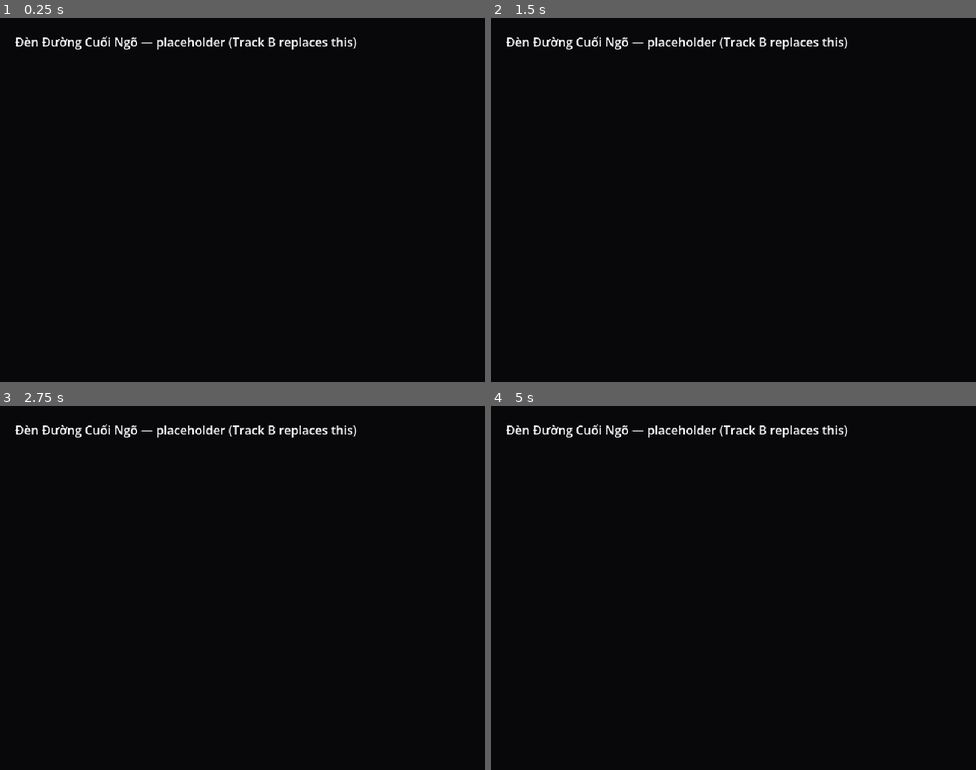
Above: before the commit, frames 1-4 (two rows, left to right).
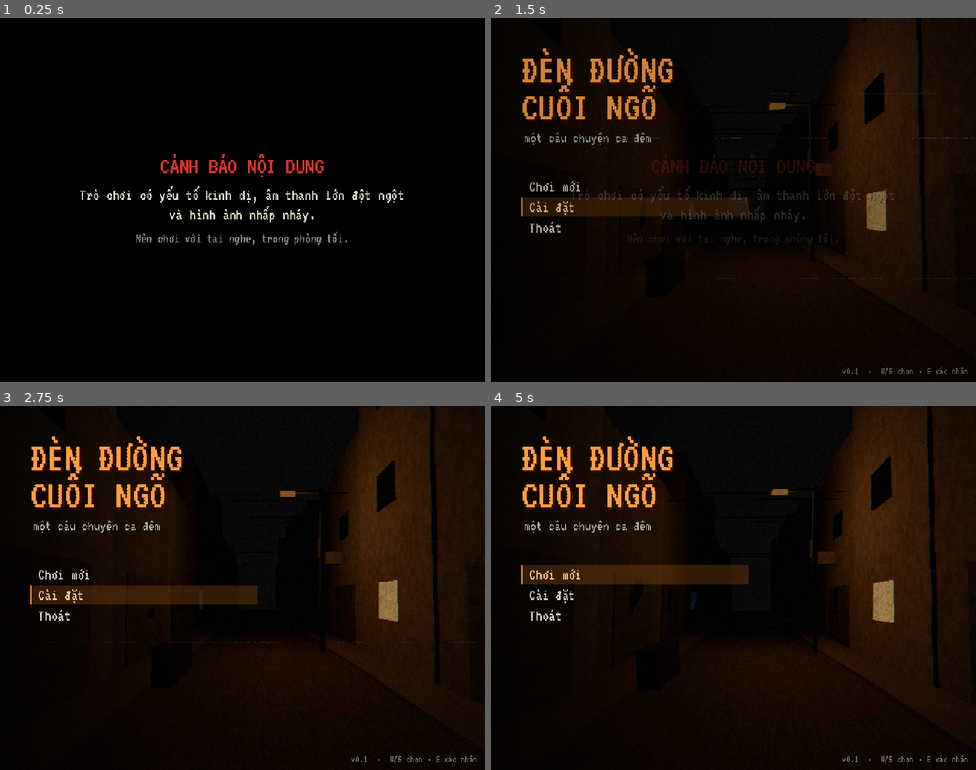
Above: after the commit, the same moments.

Repository: 2giosangmitom/testgodot4
Game: Godot game, scene res://ui/main_menu.tscn
Two runs of this game, one before a commit and one after it. Both use one fixed random seed, a clock stepped at 60 frames per second and the inputs below.
Inputs (mouse positions are in pixels of both pictures, inside the frame that each line leads up to):
- Up to frame 1 (0.25 s): no input
- Up to frame 2 (1.5 s): tap Enter at 0.5 s; move the mouse to (840, 181) at 0.52 s; hold D (move_right) 0.53-1.25 s; hold E (interact) 0.53-1.25 s; click (840, 181) at 0.67 s; tap Tab (phone) at 0.8 s; click (636, 185) at 1.25 s, where only the run after the commit has a clickable "Chơi mới"
- Up to frame 3 (2.75 s): click (145, 595) at 2 s, where only the run after the commit has a clickable "Cài đặt"
- Up to frame 4 (5 s): click (636, 617) at 2.75 s, where only the run after the commit has a clickable "Thoát"; drag from (636, 606) to (709, 660) at 3.52 s; move the mouse to (782, 507) at 4.27 s; hold D (move_right) from 4.28 s (still down); hold Tab (phone) from 4.28 s (still down); tap Y (answer) at 4.35 s; click (782, 507) at 4.42 s

The runs differ from the first frame. In frame 1, 2.3% of the frame differs, in the area x 3-84%, y 5-63%; in frame 2, 18%; in frame 3, 25%; in frame 4, 26%, in the area x 3-100%, y 0-99%.

Commit message:
Track B: main menu with PSX alley background, content warning, chapter select; settings fit
Co-Authored-By: Claude Opus 5.5 <noreply@anthropic.com>

Diff:
--- a/player/test_player.gd
+++ b/player/test_player.gd
@@ -201,6 +201,14 @@
 			await player.look_at_point(door.global_position + Vector3(0.45, 1.5, 0), 1.5)
 		"dead":
 			player.kill("test")
+		"pickup":
+			player.teleport(Transform3D(Basis(Vector3.UP, -PI / 2), Vector3(1.6, 0, -1.4)))
+			player._pitch = deg_to_rad(-35)
+			await get_tree().create_timer(0.3).timeout
+			player._do_interact()
+		"prompt":
+			player.teleport(Transform3D(Basis(), Vector3(0.0, 0, -3.8)))
+			player.stamina = 45.0
 		"flash":
 			player.set_flashlight(true)
 			player.teleport(Transform3D(Basis(), Vector3(0, 0, -6)))
--- /dev/null
+++ b/ui/main_menu.gd
@@ -0,0 +1,399 @@
+extends Node3D
+## Main menu (project main scene): content-warning splash, fogged PSX alley background with a
+## flickering sodium streetlight, and the menu (continue / new game / chapter select / settings / quit).
+## Debug: `-- --shot=<png> [--demo=chapters|settings|warning]`
+
+const THEME := preload("res://ui/theme.tres")
+const ACCENT := Color(1, 0.62, 0.25)
+const CHAPTERS := [
+	[1, "Chương 1 — Ca đêm đầu tiên"],
+	[2, "Chương 2 — Người gõ cửa"],
+	[3, "Chương 3 — Phố không người"],
+	[4, "Chương 4 — Đèn đường cuối ngõ"],
+]
+
+static var warning_shown := false
+
+var cam: Camera3D
+var lamp: OmniLight3D
+var lamp_head: MeshInstance3D
+var far_lamp: OmniLight3D
+var figure: MeshInstance3D
+var ui: Control
+var main_box: VBoxContainer
+var chapter_box: VBoxContainer
+var settings: SettingsMenu
+var warning: Control
+var fade: FadeLayer
+var _t := 0.0
+var _flicker := 0.0
+var _next_flicker := 3.0
+var _busy := false
+
+func _ready() -> void:
+	get_tree().paused = false
+	GameState.input_locks.clear()
+	GameState.phone_open = false
+	SettingsMenu.apply_saved()
+	Input.mouse_mode = Input.MOUSE_MODE_VISIBLE
+	RenderSettings.set_static(0.0)
+	RenderSettings.set_fog(3.5, 21.0, Color(0.045, 0.035, 0.035), 0.0)
+	_build_world()
+	_build_ui()
+	fade = FadeLayer.new()
+	add_child(fade)
+	if ResourceLoader.exists("res://render/post_fx.tscn"):
+		add_child(load("res://render/post_fx.tscn").instantiate())
+	var demo := DebugShot.get_arg("demo")
+	if not warning_shown and DebugShot.get_arg("shot") == "" or demo == "warning":
+		_show_warning()
+	else:
+		_enter_menu()
+	if demo == "chapters":
+		_show_chapters()
+	elif demo == "settings":
+		_open_settings()
+	DebugShot.attach_if_requested(self)
+
+# ------------------------------------------------------------------ 3D background
+func _build_world() -> void:
+	var env := WorldEnvironment.new()
+	var e := Environment.new()
+	e.background_mode = Environment.BG_CLEAR_COLOR
+	e.ambient_light_source = Environment.AMBIENT_SOURCE_COLOR
+	e.ambient_light_color = Color(0.09, 0.08, 0.1)
+	e.ambient_light_energy = 1.0
+	env.environment = e
+	add_child(env)
+	var world := Node3D.new()
+	world.name = "Alley"
+	add_child(world)
+	var asphalt := Color(0.3, 0.29, 0.28)
+	ProtoGeo.box(world, Vector3(4.2, 0.2, 60), Vector3(0, -0.1, -24), asphalt, false, {"uv_scale": 12.0})
+	# curbs / sidewalks
+	for side in [-1, 1]:
+		ProtoGeo.box(world, Vector3(1.0, 0.16, 60), Vector3(side * 2.6, 0.0, -24), Color(0.42, 0.41, 0.39), false, {"uv_scale": 10.0})
+	# building facades with windows, uneven heights (tube houses)
+	var rng := RandomNumberGenerator.new()
+	rng.seed = 2204
+	var z := 4.0
+	while z > -52.0:
+		var depth := rng.randf_range(3.5, 5.0)
+		for side in [-1, 1]:
+			var h := rng.randf_range(5.5, 11.0)
+			var shade := rng.randf_range(0.42, 0.62)
+			var tint := Color(shade, shade * rng.randf_range(0.93, 1.0), shade * rng.randf_range(0.82, 0.95))
+			var x: float = side * (3.1 + rng.randf_range(0.0, 0.35))
+			ProtoGeo.box(world, Vector3(1.0, h, depth - 0.1), Vector3(x + side * 0.5, h * 0.5, z - depth * 0.5), tint, false, {"uv_scale": 3.0})
+			# windows: some lit (warm / TV blue), most dark
+			for floor_i in int(h / 3.0):
+				var wy := 1.6 + floor_i * 3.0
+				if wy > h - 0.8:
+					break
+				var lit := rng.randf() < 0.22
+				var wc := Color(0.05, 0.05, 0.06)
+				if lit:
+					wc = Color(1.0, 0.78, 0.45) if rng.randf() < 0.7 else Color(0.45, 0.6, 0.9)
+				var win := ProtoGeo.box(world, Vector3(0.05, 1.0, 1.1), Vector3(x - side * 0.01, wy, z - depth * 0.5), wc, false, {"unlit": lit})
+				win.name = "Window"
+			# rolling shutter on ground floor
+			if rng.randf() < 0.5:
+				ProtoGeo.box(world, Vector3(0.05, 2.2, depth * 0.6), Vector3(x - side * 0.02, 1.1, z - depth * 0.5), Color(0.33, 0.35, 0.36), false)
+		# sagging power lines
+		if rng.randf() < 0.6:
+			var wh := rng.randf_range(4.8, 6.0)
+			for k in 2:
+				ProtoGeo.box(world, Vector3(6.4, 0.025, 0.025), Vector3(0, wh + k * 0.25, z - 1.0), Color(0.05, 0.05, 0.05), false)
+		z -= depth
+	# clutter: parked motorbike-ish blocks, AC units
+	ProtoGeo.box(world, Vector3(0.4, 0.7, 1.6), Vector3(-1.9, 0.35, -5.5), Color(0.18, 0.2, 0.24), false)
+	ProtoGeo.box(world, Vector3(0.6, 0.45, 0.4), Vector3(2.75, 3.2, -11.0), Color(0.6, 0.6, 0.58), false)
+	ProtoGeo.box(world, Vector3(0.6, 0.45, 0.4), Vector3(-2.75, 4.0, -17.0), Color(0.6, 0.6, 0.58), false)
+	# the streetlight
+	var pole_x := 1.9
+	var pole_z := -9.0
+	ProtoGeo.box(world, Vector3(0.14, 5.2, 0.14), Vector3(pole_x, 2.6, pole_z), Color(0.25, 0.25, 0.24), false)
+	ProtoGeo.box(world, Vector3(1.2, 0.08, 0.08), Vector3(pole_x - 0.55, 5.1, pole_z), Color(0.25, 0.25, 0.24), false)
+	lamp_head = ProtoGeo.box(world, Vector3(0.5, 0.12, 0.26), Vector3(pole_x - 1.1, 5.02, pole_z), Color(1.0, 0.62, 0.25), false, {"unlit": true})
+	lamp = OmniLight3D.new()
+	lamp.position = Vector3(pole_x - 1.1, 4.7, pole_z)
+	lamp.light_color = Color(1.0, 0.58, 0.22)
+	lamp.light_energy = 2.4
+	lamp.omni_range = 11.0
+	lamp.omni_attenuation = 0.9
+	world.add_child(lamp)
+	far_lamp = OmniLight3D.new()
+	far_lamp.position = Vector3(-1.2, 4.6, -27.0)
+	far_lamp.light_color = Color(1.0, 0.55, 0.2)
+	far_lamp.light_energy = 1.4
+	far_lamp.omni_range = 8.0
+	world.add_child(far_lamp)
+	ProtoGeo.box(world, Vector3(0.12, 5.0, 0.12), Vector3(-1.9, 2.5, -27.0), Color(0.25, 0.25, 0.24), false)
+	ProtoGeo.box(world, Vector3(0.5, 0.12, 0.26), Vector3(-1.2, 4.9, -27.0), Color(1.0, 0.6, 0.25), false, {"unlit": true})
+	# someone standing under the far light (only sometimes there)
+	figure = MeshInstance3D.new()
+	var cap := CapsuleMesh.new()
+	cap.radius = 0.2
+	cap.height = 1.85
+	cap.radial_segments = 6
+	cap.rings = 2
+	figure.mesh = cap
+	figure.material_override = ProtoGeo.mat(Color(0.02, 0.02, 0.02), {"unlit": true})
+	figure.position = Vector3(-0.9, 0.95, -27.4)
+	figure.visible = false
+	world.add_child(figure)
+	cam = Camera3D.new()
+	cam.fov = 62.0
+	cam.near = 0.05
+	cam.far = 60.0
+	cam.position = Vector3(-0.3, 1.55, 2.0)
+	add_child(cam)
+	cam.current = true
+
+func _process(dt: float) -> void:
+	_t += dt
+	# slow drift down the alley + breathing sway
+	cam.position = Vector3(-0.3 + sin(_t * 0.13) * 0.25, 1.55 + sin(_t * 0.7) * 0.02, 1.0 - sin(_t * 0.04) * 2.5)
+	cam.rotation = Vector3(deg_to_rad(2.0 + sin(_t * 0.21) * 0.8), deg_to_rad(2.0 + sin(_t * 0.09) * 2.5), deg_to_rad(sin(_t * 0.17) * 0.6))
+	# sodium flicker
+	_next_flicker -= dt
+	if _next_flicker <= 0.0:
+		_flicker = randf_range(0.25, 0.9)
+		_next_flicker = randf_range(4.0, 11.0)
+		AudioDirector.play_sfx("fluorescent_flicker", -18.0, 0.7)
+	if _flicker > 0.0:
+		_flicker -= dt
+		var on := randf() < 0.45
+		lamp.light_energy = 2.4 if on else 0.15
+		lamp_head.visible = on
+		if _flicker <= 0.0:
+			lamp.light_energy = 2.4
+			lamp_head.visible = true
+			figure.visible = randf() < 0.35
+	else:
+		lamp.light_energy = 2.4 + sin(_t * 9.0) * 0.05
+
+# ------------------------------------------------------------------ UI
+func _build_ui() -> void:
+	var layer := CanvasLayer.new()
+	layer.layer = 100
+	add_child(layer)
+	ui = Control.new()
+	ui.theme = THEME
+	ui.set_anchors_and_offsets_preset(Control.PRESET_FULL_RECT)
+	layer.add_child(ui)
+	# readability gradient on the left
+	var grad := TextureRect.new()
+	var g := Gradient.new()
+	g.set_color(0, Color(0, 0, 0, 0.75))
+	g.set_color(1, Color(0, 0, 0, 0))
+	var gt := GradientTexture2D.new()
+	gt.gradient = g
+	gt.width = 64
+	gt.height = 4
+	grad.texture = gt
+	grad.stretch_mode = TextureRect.STRETCH_SCALE
+	grad.expand_mode = TextureRect.EXPAND_IGNORE_SIZE
+	grad.position = Vector2.ZERO
+	grad.size = Vector2(360, 480)
+	grad.mouse_filter = Control.MOUSE_FILTER_IGNORE
+	ui.add_child(grad)
+	var title := Label.new()
+	title.text = "ĐÈN ĐƯỜNG\nCUỐI NGÕ"
+	title.add_theme_font_size_override("font_size", 56)
+	title.add_theme_color_override("font_color", ACCENT)
+	title.add_theme_color_override("font_shadow_color", Color(0.25, 0.05, 0.0, 0.9))
+	title.add_theme_constant_override("shadow_offset_x", 2)
+	title.add_theme_constant_override("shadow_offset_y", 2)
+	title.add_theme_constant_override("line_spacing", -8)
+	title.position = Vector2(40, 40)
+	ui.add_child(title)
+	var sub := Label.new()
+	sub.text = "một câu chuyện ca đêm"
+	sub.add_theme_font_size_override("font_size", 20)
+	sub.add_theme_color_override("font_color", Color(0.7, 0.66, 0.6))
+	sub.position = Vector2(44, 148)
+	ui.add_child(sub)
+	main_box = _menu_box()
+	if SaveSystem.has_checkpoint():
+		_btn(main_box, "Tiếp tục", _continue)
+	_btn(main_box, "Chơi mới", _new_game)
+	if SaveSystem.has_seen_any_ending():
+		_btn(main_box, "Chọn chương", _show_chapters)
+	_btn(main_box, "Cài đặt", _open_settings)
+	_btn(main_box, "Thoát", func(): get_tree().quit())
+	chapter_box = _menu_box()
+	var ct := Label.new()
+	ct.text = "CHỌN CHƯƠNG"
+	ct.add_theme_color_override("font_color", ACCENT)
+	ct.add_theme_font_size_override("font_size", 20)
+	chapter_box.add_child(ct)
+	for c in CHAPTERS:
+		_btn(chapter_box, c[1], _start_chapter.bind(c[0]))
+	_btn(chapter_box, "Quay lại", _back_to_main)
+	chapter_box.visible = false
+	var ver := Label.new()
+	ver.text = "v0.1  ·  W/S chọn · E xác nhận"
+	ver.add_theme_font_size_override("font_size", 14)
+	ver.add_theme_color_override("font_color", Color(0.45, 0.43, 0.4))
+	ver.set_anchors_and_offsets_preset(Control.PRESET_BOTTOM_RIGHT)
+	ver.offset_left = -260
+	ver.offset_top = -22
+	ver.offset_right = -10
+	ver.offset_bottom = -4
+	ver.horizontal_alignment = HORIZONTAL_ALIGNMENT_RIGHT
+	ui.add_child(ver)
+	settings = SettingsMenu.new()
+	settings.visible = false
+	settings.closed.connect(_back_to_main)
+	ui.add_child(settings)
+
+func _menu_box() -> VBoxContainer:
+	var v := VBoxContainer.new()
+	v.position = Vector2(40, 210)
+	v.size = Vector2(300, 200)
+	v.add_theme_constant_override("separation", 2)
+	ui.add_child(v)
+	return v
+
+func _btn(parent: Control, text: String, cb: Callable) -> Button:
+	var b := Button.new()
+	b.text = text
+	b.alignment = HORIZONTAL_ALIGNMENT_LEFT
+	b.add_theme_font_size_override("font_size", 22)
+	b.pressed.connect(func():
+		if _busy:
+			return
+		AudioDirector.play_sfx("ui_select", -6.0)
+		cb.call())
+	b.mouse_entered.connect(b.grab_focus)
+	b.focus_entered.connect(func(): AudioDirector.play_sfx("ui_move", -12.0))
+	parent.add_child(b)
+	return b
+
+func _first_button(box: Control) -> Button:
+	for c in box.get_children():
+		if c is Button and c.visible:
+			return c
+	return null
+
+func _enter_menu() -> void:
+	ui.visible = true
+	AudioDirector.play_music("music_menu", -4.0, 3.0)
+	var b := _first_button(main_box)
+	if b:
+		b.grab_focus()
+
+func _show_warning() -> void:
+	warning_shown = true
+	ui.visible = false
+	var layer := CanvasLayer.new()
+	layer.layer = 110
+	add_child(layer)
+	warning = ColorRect.new()
+	(warning as ColorRect).color = Color.BLACK
+	warning.theme = THEME
+	warning.set_anchors_and_offsets_preset(Control.PRESET_FULL_RECT)
+	layer.add_child(warning)
+	var v := VBoxContainer.new()
+	v.set_anchors_and_offsets_preset(Control.PRESET_FULL_RECT)
+	v.alignment = BoxContainer.ALIGNMENT_CENTER
+	v.add_theme_constant_override("separation", 10)
+	warning.add_child(v)
+	var t := Label.new()
+	t.text = "CẢNH BÁO NỘI DUNG"
+	t.horizontal_alignment = HORIZONTAL_ALIGNMENT_CENTER
+	t.add_theme_font_size_override("font_size", 32)
+	t.add_theme_color_override("font_color", Color(0.85, 0.2, 0.15))
+	v.add_child(t)
+	var m := Label.new()
+	m.text = "Trò chơi có yếu tố kinh dị, âm thanh lớn đột ngột\nvà hình ảnh nhấp nháy."
+	m.horizontal_alignment = HORIZONTAL_ALIGNMENT_CENTER
+	m.add_theme_font_size_override("font_size", 22)
+	v.add_child(m)
+	var m2 := Label.new()
+	m2.text = "Nên chơi với tai nghe, trong phòng tối."
+	m2.horizontal_alignment = HORIZONTAL_ALIGNMENT_CENTER
+	m2.add_theme_font_size_override("font_size", 18)
+	m2.add_theme_color_override("font_color", Color(0.55, 0.53, 0.5))
+	v.add_child(m2)
+	var tw := create_tween()
+	tw.tween_interval(5.0)
+	tw.tween_callback(_dismiss_warning)
+
+func _dismiss_warning() -> void:
+	if warning == null or not is_instance_valid(warning):
+		return
+	var w := warning
+	warning = null
+	var tw := create_tween()
+	tw.tween_property(w, "modulate:a", 0.0, 1.2)
+	tw.tween_callback(w.get_parent().queue_free)
+	_enter_menu()
+
+func _input(event: InputEvent) -> void:
+	if warning and (event is InputEventKey or event is InputEventMouseButton) and event.is_pressed():
+		_dismiss_warning()
+		get_viewport().set_input_as_handled()
+		return
+	if settings.visible or _busy:
+		return
+	# W/S + E navigation on top of the arrow keys / Enter
+	if event.is_action_pressed("move_forward") or event.is_action_pressed("move_back"):
+		var f := get_viewport().gui_get_focus_owner()
+		if f:
+			var nxt := f.find_valid_focus_neighbor(SIDE_TOP if event.is_action_pressed("move_forward") else SIDE_BOTTOM)
+			if nxt:
+				nxt.grab_focus()
+		get_viewport().set_input_as_handled()
+	elif event is InputEventKey and event.is_action_pressed("interact"):
+		var f := get_viewport().gui_get_focus_owner()
+		if f is Button:
+			f.pressed.emit()
+		get_viewport().set_input_as_handled()
+	elif event.is_action_pressed("pause") and chapter_box.visible:
+		_back_to_main()
+
+func _show_chapters() -> void:
+	main_box.visible = false
+	chapter_box.visible = true
+	_first_button(chapter_box).grab_focus()
+
+func _back_to_main() -> void:
+	settings.visible = false
+	chapter_box.visible = false
+	main_box.visible = true
+	var b := _first_button(main_box)
+	if b:
+		b.grab_focus()
+
+func _open_settings() -> void:
+	main_box.visible = false
+	chapter_box.visible = false
+	settings.open()
+
+# ------------------------------------------------------------------ start game
+func _begin() -> void:
+	_busy = true
+	ui.mouse_filter = Control.MOUSE_FILTER_STOP
+	AudioDirector.stop_music(1.2)
+
+func _continue() -> void:
+	_begin()
+	if ChapterDirector.has_method("continue_from_checkpoint"):
+		ChapterDirector.continue_from_checkpoint()
+	else:
+		var id := SaveSystem.load_checkpoint()
+		ChapterDirector.start_chapter(maxi(GameState.chapter, 1), id)
+
+func _new_game() -> void:
+	_start_chapter(1)
+
+func _start_chapter(n: int) -> void:
+	_begin()
+	if ChapterDirector.has_method("start_new_at"):
+		ChapterDirector.start_new_at(n)
+	else:
+		GameState.reset()
+		SaveSystem.clear_checkpoint()
+		ChapterDirector.start_chapter(n)
--- a/ui/main_menu.tscn
+++ b/ui/main_menu.tscn
@@ -1,15 +1,6 @@
 [gd_scene format=3]
 
-[node name="MainMenuPlaceholder" type="Control"]
-layout_mode = 3
-anchors_preset = 15
-anchor_right = 1.0
-anchor_bottom = 1.0
+[ext_resource type="Script" path="res://ui/main_menu.gd" id="1_menu"]
 
-[node name="Label" type="Label" parent="."]
-layout_mode = 0
-offset_left = 20.0
-offset_top = 20.0
-offset_right = 600.0
-offset_bottom = 60.0
-text = "Đèn Đường Cuối Ngõ — placeholder (Track B replaces this)"
+[node name="MainMenu" type="Node3D"]
+script = ExtResource("1_menu")
--- a/ui/settings.gd
+++ b/ui/settings.gd
@@ -10,6 +10,7 @@
 const BUSES := [["Master", "Âm lượng chung"], ["Music", "Nhạc"], ["Amb", "Môi trường"], ["SFX", "Hiệu ứng"], ["Voice", "Lồng tiếng"]]
 
 var _first: Control
+var _panel: PanelContainer
 
 static func apply_saved() -> void:
 	for b in BUSES:
@@ -42,9 +43,10 @@
 	panel.custom_minimum_size = Vector2(440, 0)
 	panel.offset_left = -220
 	panel.offset_right = 220
-	panel.offset_top = -190
-	panel.offset_bottom = 190
+	panel.offset_top = -150
+	panel.offset_bottom = 150
 	add_child(panel)
+	_panel = panel
 	var v := VBoxContainer.new()
 	v.add_theme_constant_override("separation", 2)
 	panel.add_child(v)
@@ -81,9 +83,15 @@
 	var c := CenterContainer.new()
 	c.add_child(back)
 	v.add_child(c)
+	_fit.call_deferred()
 	visibility_changed.connect(func():
 		if visible and _first:
 			_first.grab_focus.call_deferred())
+
+func _fit() -> void:
+	var h := _panel.get_combined_minimum_size().y
+	_panel.offset_top = -roundf(h / 2)
+	_panel.offset_bottom = roundf(h / 2)
 
 func open() -> void:
 	visible = true
Not shown, added: ui/main_menu.gd.uid
